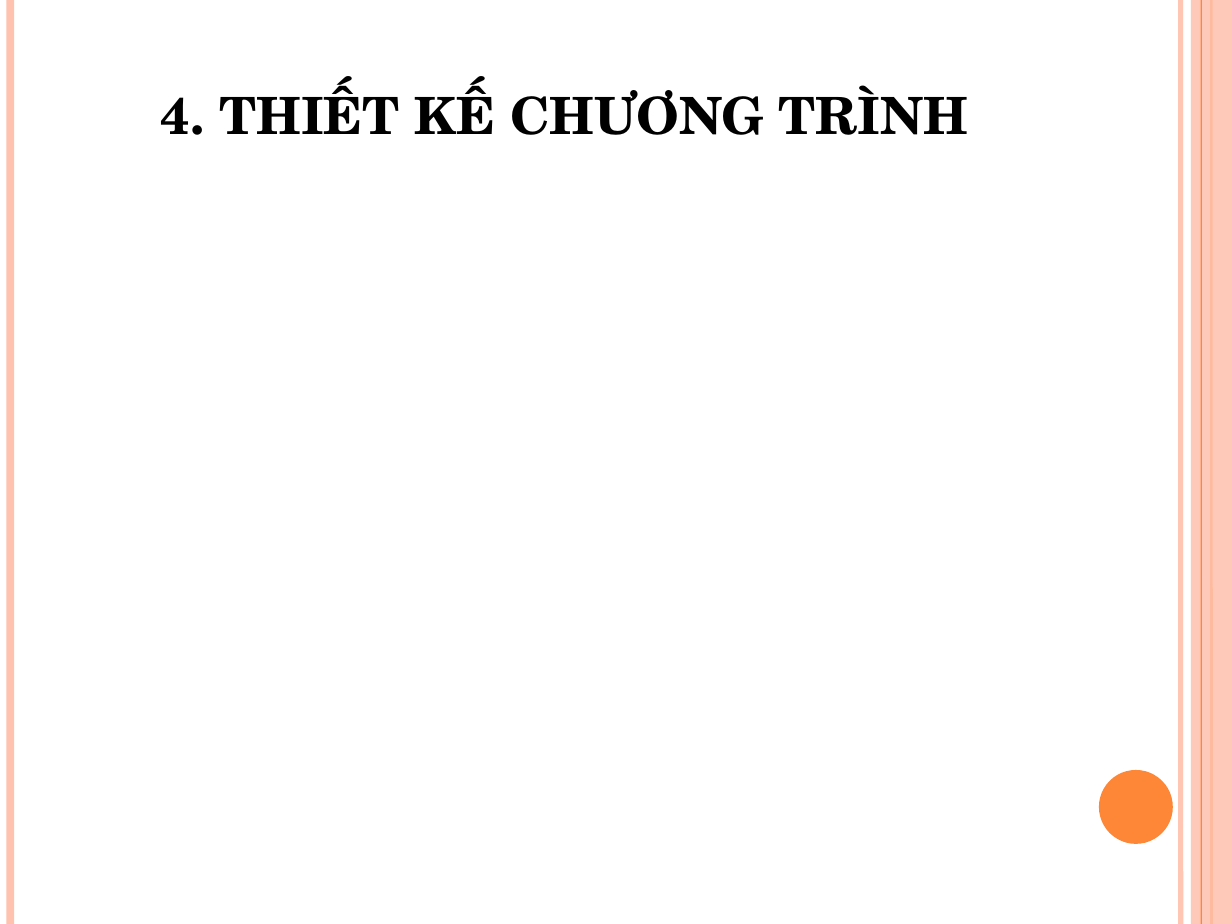
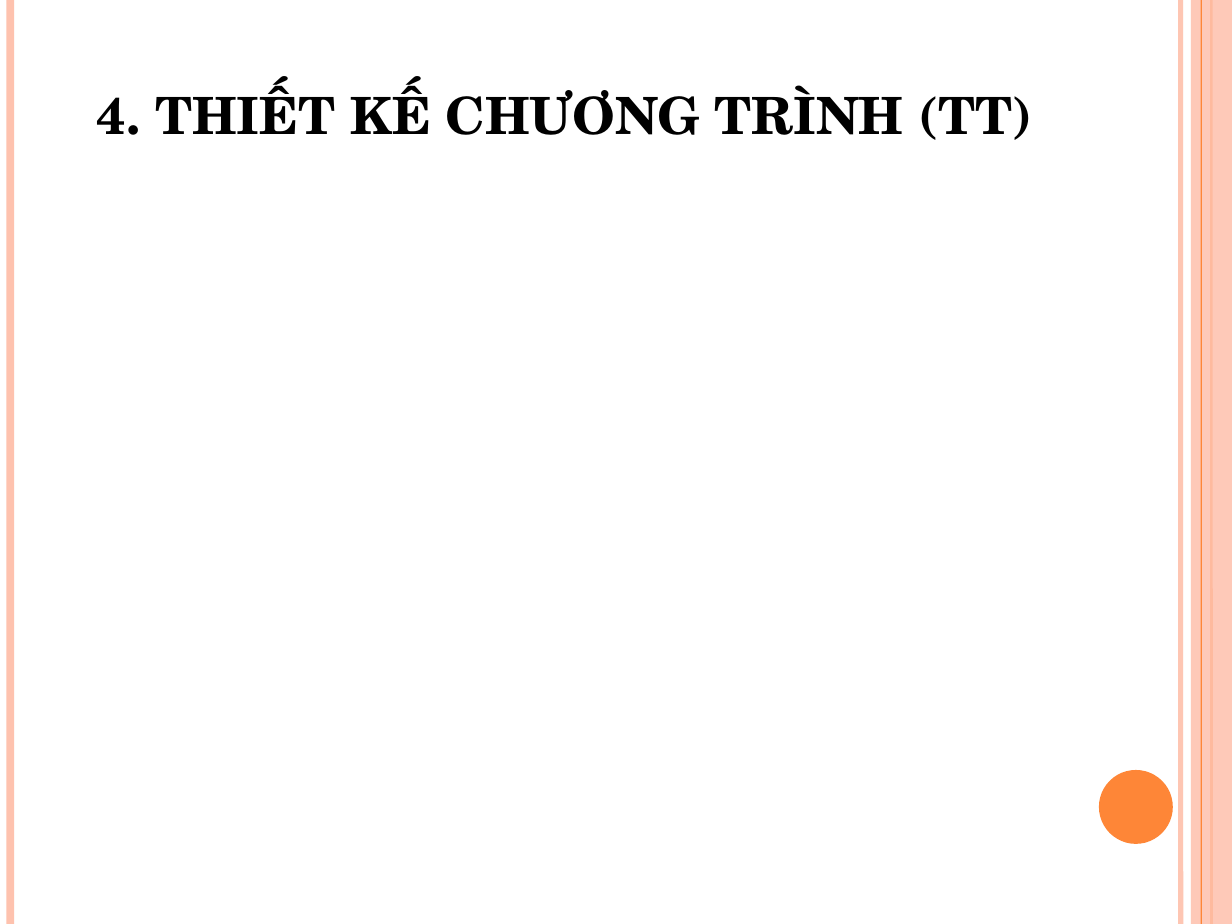
Before and after one commit to hoangducthien/baotri, a slide deck: slide 13 of slide_luanvan.pptx (slide 9 before the commit). Drawn at 1232x924 pixels with LibreOffice and Linux fonts; fonts in the diff are those of the drawing. Boxes give left, top, right and bottom in pixels: in the first picture for what was removed or moved away, otherwise in the second. Text is boxed around its words. In the diff, an @@ line names an element or a change of style, - is before the commit and + after.

Commit message:
slide

```diff
--- a/slide_luanvan.pptx
+++ b/slide_luanvan.pptx
@@ title at [97,81,1033,140]: text changed @@
-4. THIẾT KẾ CHƯƠNG TRÌNH
+4. THIẾT KẾ CHƯƠNG TRÌNH (TT)
```
Also in this commit, not shown: 5 slides added.
